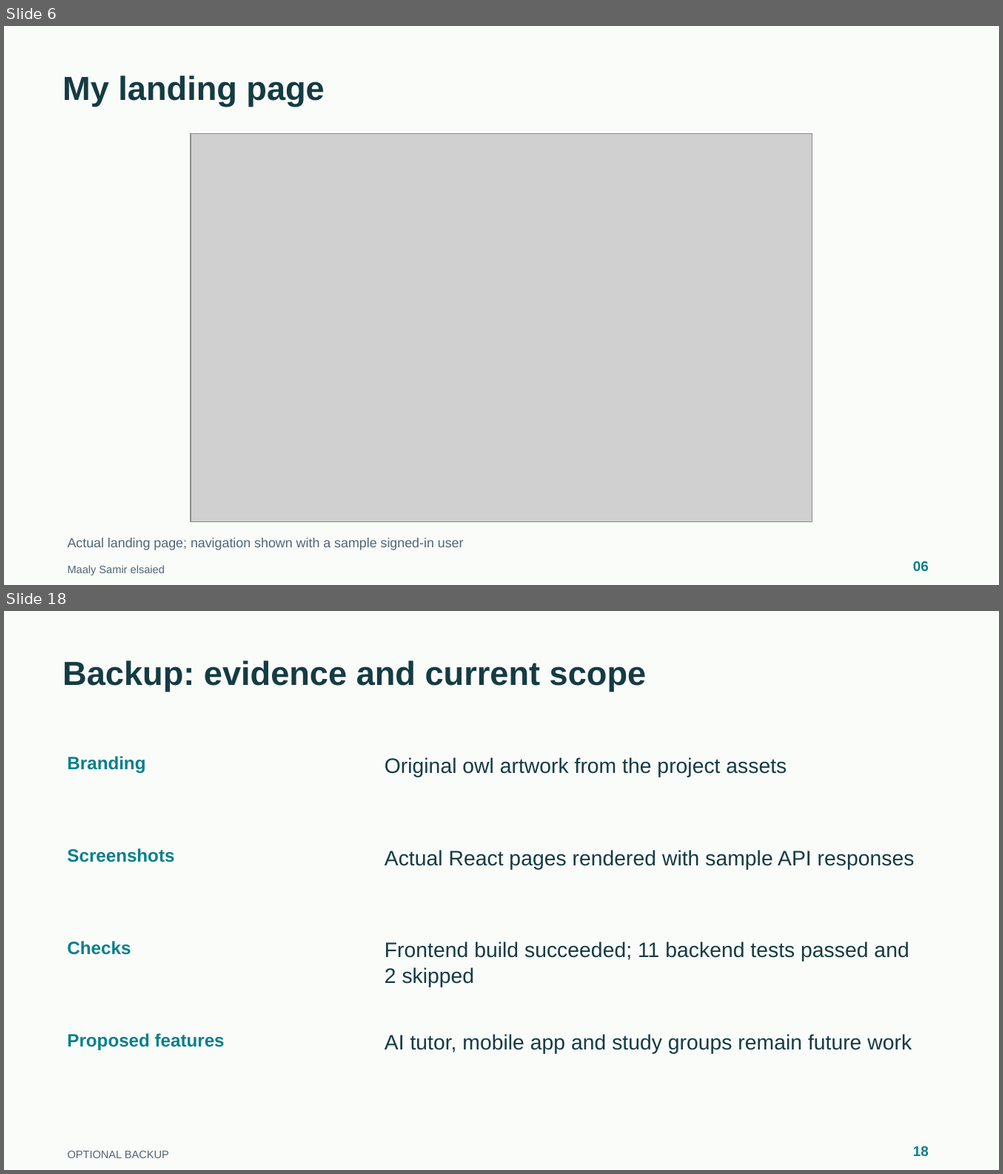
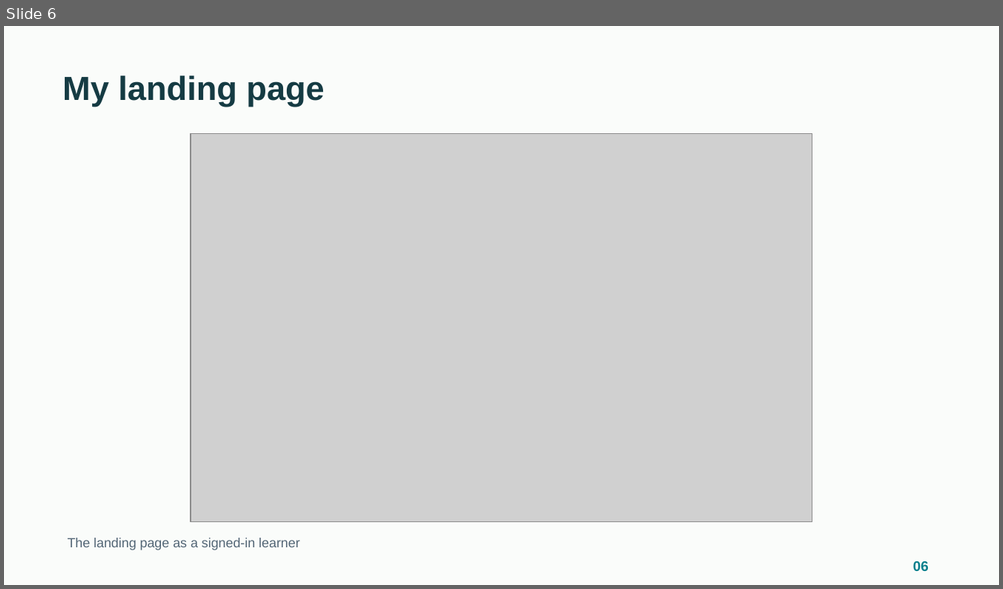
Before and after one commit to Saif-eldin-Ahmed-Helmy/Interactive-Learning-Platform, a slide deck: output/discussion/Maaly-DEPI-Discussion.pptx. Shown one above the other, each under a label of ours: slides 6 and 18 before the commit, slide 6 after it; the slides between them are not shown. The pictures are 1003x1174 and 1003x589 pixels, drawn with LibreOffice and Linux fonts; fonts in the diff are those of the drawing; grey boxes stand for pictures. Boxes give left, top, right and bottom in pixels: in the first picture for what was removed or moved away, otherwise in the second. Text is boxed around its words. In the diff, an @@ line names an element or a change of style, - is before the commit and + after.

```diff
--- a/output/discussion/Maaly-DEPI-Discussion.pptx
+++ b/output/discussion/Maaly-DEPI-Discussion.pptx
@@ slide 18 removed at (x1=4, y1=611, x2=999, y2=1170), background #FAFCFA @@
@@ text removed at (x1=62, y1=661, x2=646, y2=692) @@
-Backup: evidence and current scope
@@ text removed at (x1=67, y1=756, x2=145, y2=773) @@
-Branding
@@ text removed at (x1=384, y1=758, x2=786, y2=777) @@
-Original owl artwork from the project assets
@@ text removed at (x1=67, y1=849, x2=174, y2=863) @@
-Screenshots
@@ text removed at (x1=384, y1=850, x2=914, y2=869) @@
-Actual React pages rendered with sample API responses
@@ text removed at (x1=67, y1=941, x2=131, y2=955) @@
-Checks
@@ text removed at (x1=384, y1=942, x2=908, y2=987) @@
-Frontend build succeeded; 11 backend tests passed and 2 skipped
@@ text removed at (x1=67, y1=1034, x2=225, y2=1051) @@
-Proposed features
@@ text removed at (x1=384, y1=1034, x2=911, y2=1054) @@
-AI tutor, mobile app and study groups remain future work
@@ text removed at (x1=68, y1=1151, x2=169, y2=1159) @@
-OPTIONAL BACKUP
@@ text removed at (x1=913, y1=1147, x2=928, y2=1156) @@
-18
@@ slide 6 changed as well @@
@@ text at (x1=68, y1=538, x2=300, y2=551): text changed @@
-Actual landing page; navigation shown with a sample signed-in user
+The landing page as a signed-in learner
@@ text removed at (x1=68, y1=565, x2=165, y2=576) @@
-Maaly Samir elsaied
```
Also in this commit, not shown: 6 other slides changed, 2 slides added, 9 other slides removed, 7 other files.
